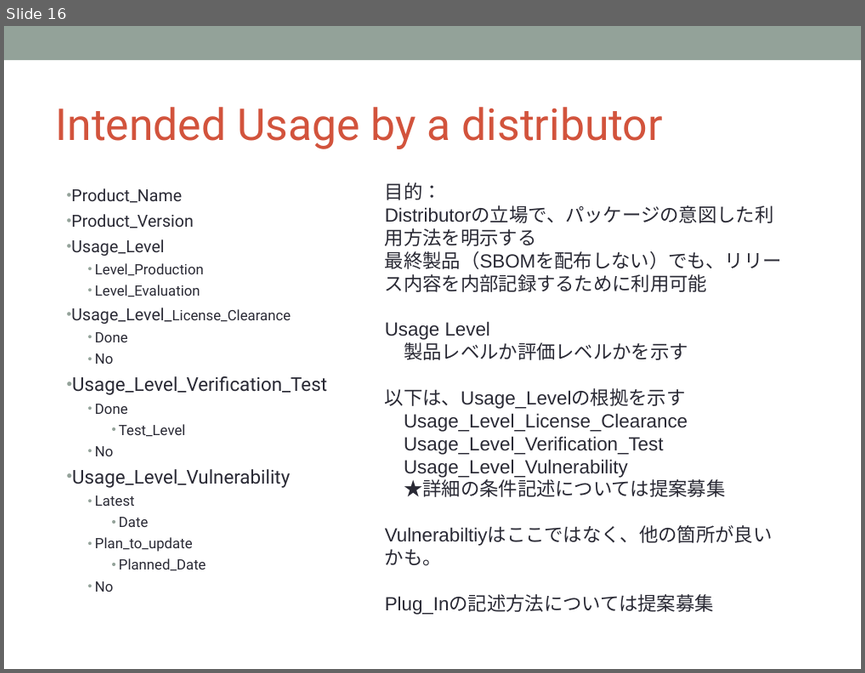
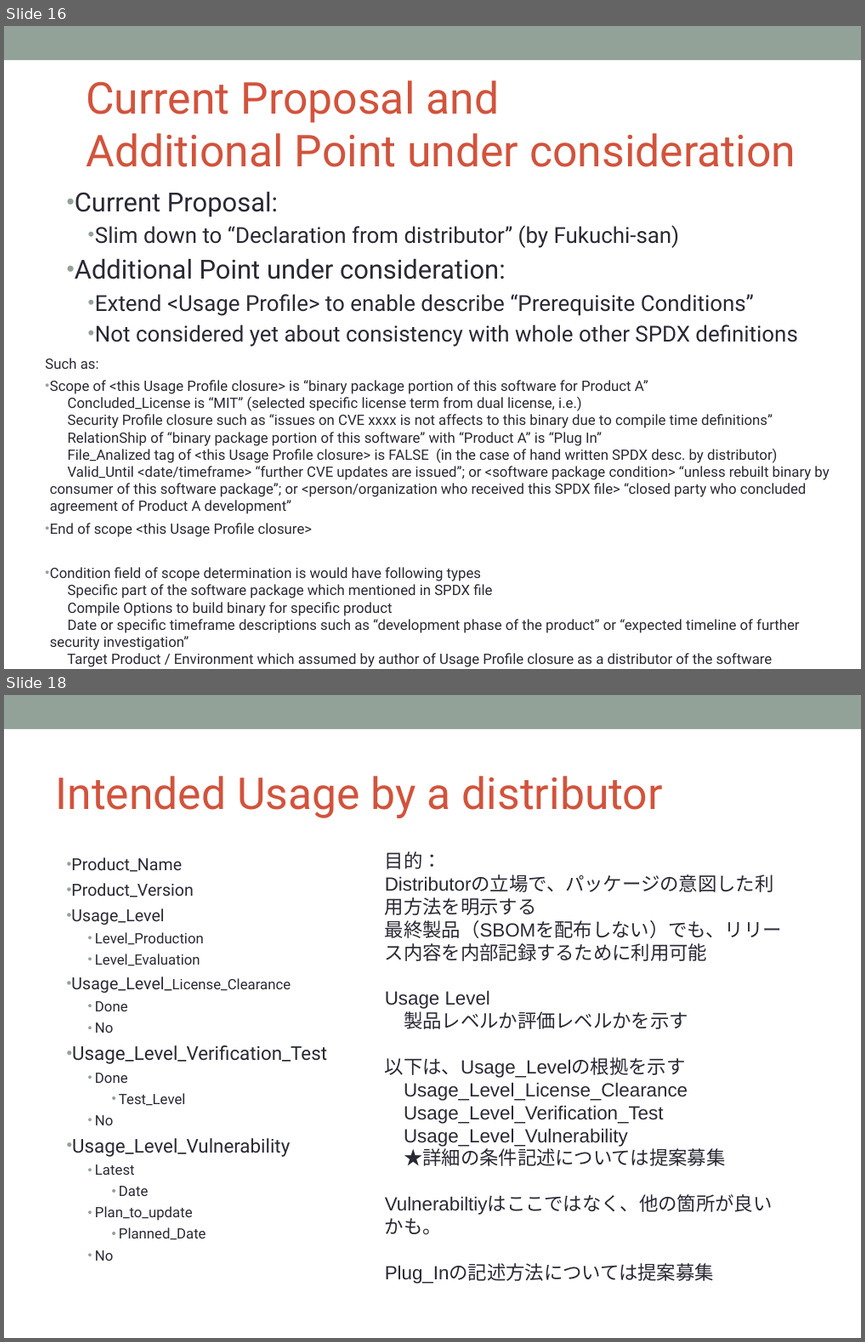
Before and after one commit to OpenChain-Project/OpenChain-JWG, a slide deck: License-Info-Exchange/UsageProfile/Proposal/Background_of_Proposal_of_UsageProfile_CC0.pptx. Shown one above the other, each under a label of ours: slide 16 before the commit, slides 16 and 18 after it; the slides between them are not shown. The pictures are 865x673 and 865x1342 pixels, drawn with LibreOffice and Linux fonts; fonts in the diff are those of the drawing; background and template pictures are left out. Boxes give left, top, right and bottom in pixels: in the first picture for what was removed or moved away, otherwise in the second. Text is boxed around its words. In the diff, an @@ line names an element or a change of style, - is before the commit and + after.

Commit message:
Added description about ability of conditional description
Added further consideration about ability of conditional description which affected by prerequisite condition of SPDX file generation by distoributor

```diff
--- a/License-Info-Exchange/UsageProfile/Proposal/Background_of_Proposal_of_UsageProfile_CC0.pptx
+++ b/License-Info-Exchange/UsageProfile/Proposal/Background_of_Proposal_of_UsageProfile_CC0.pptx
@@ slide 16 added at bbox=[4, 26, 861, 669], background #FFFFFF; not listed: 1 template element that a slide beside it also shows @@
@@ title added at bbox=[86, 80, 795, 167], 36.9 pt, text #D2533C @@
+Current Proposal and
+Additional Point under consideration
@@ text added at bbox=[75, 191, 797, 346], 18.5 pt, text #292934 @@
+• Current Proposal:
+  • Slim down to “Declaration from distributor” (by Fukuchi-san)
+• Additional Point under consideration:
+  • Extend <Usage Profile> to enable describe “Prerequisite Conditions”
+  • Not considered yet about consistency with whole other SPDX definitions
@@ text added at bbox=[45, 358, 828, 667], 12 pt, text #292934 @@
+Such as:
+• Scope of <this Usage Profile closure> is “binary package portion of this software for Product A”
+  Concluded_License is “MIT” (selected specific license term from dual license, i.e.)
+  Security Profile closure such as “issues on CVE xxxx is not affects to this binary due to compile time definitions”
+  RelationShip of “binary package portion of this software” with “Product A” is “Plug In”
+  File_Analized tag of <this Usage Profile closure> is FALSE (in the case of hand written SPDX desc. by distributor)
+  Valid_Until <date/timeframe> “further CVE updates are issued”; or <software package condition> “unless rebuilt binary by consumer of this software package”; or <person/organization who received this SPDX file> “closed party who concluded agreement of Product A development”
+• End of scope <this Usage Profile closure>
+• Condition field of scope determination is would have following types
+  Specific part of the software package which mentioned in SPDX file
+  Compile Options to build binary for specific product
+  Date or specific timeframe descriptions such as “development phase of the product” or “expected timeline of further security investigation”
+  Target Product / Environment which assumed by author of Usage Profile closure as a distributor of the software
@@ what was slide 16 is now slide 18 @@
```
Also in this commit, not shown: 1 other slide added.
